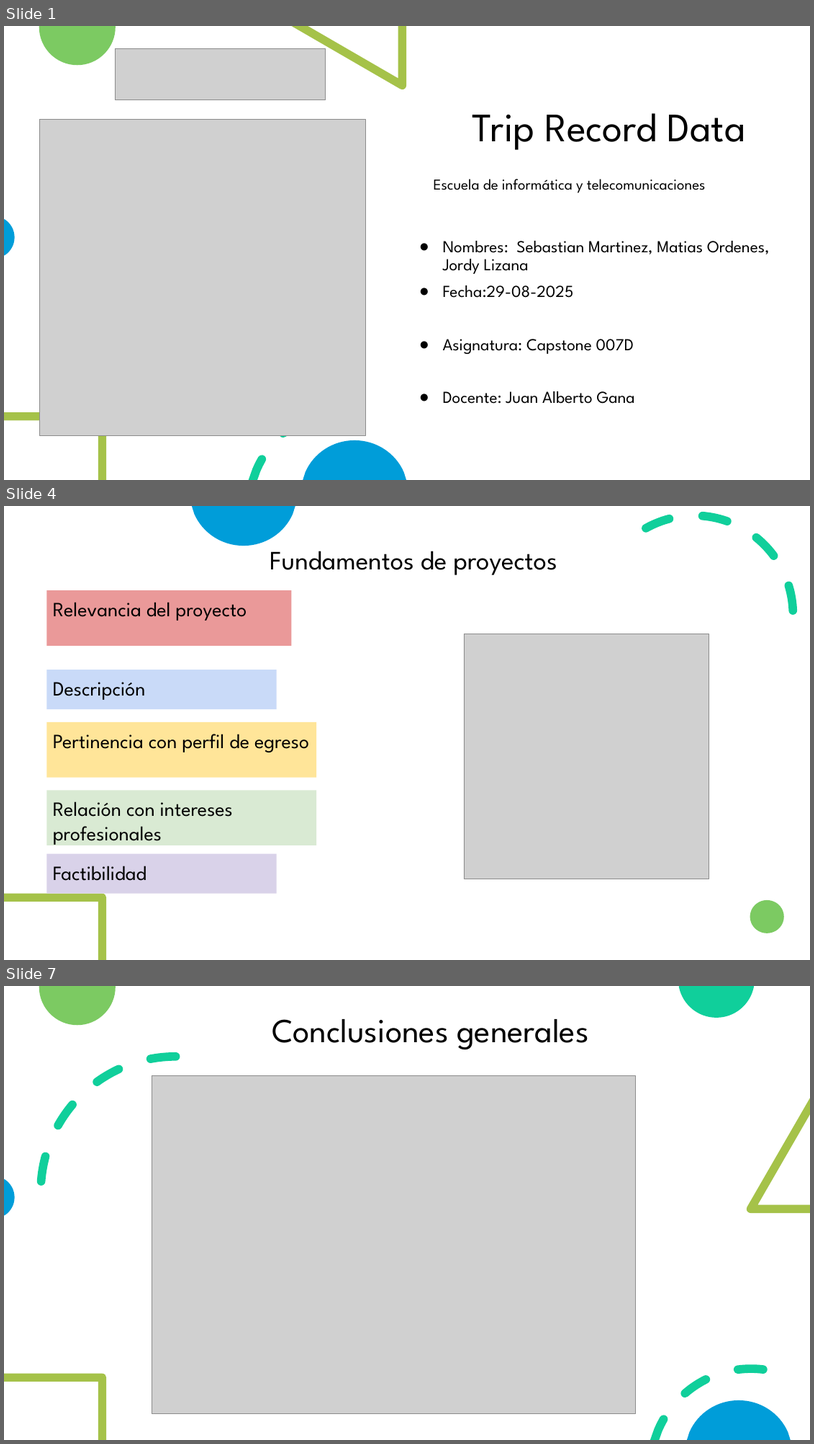
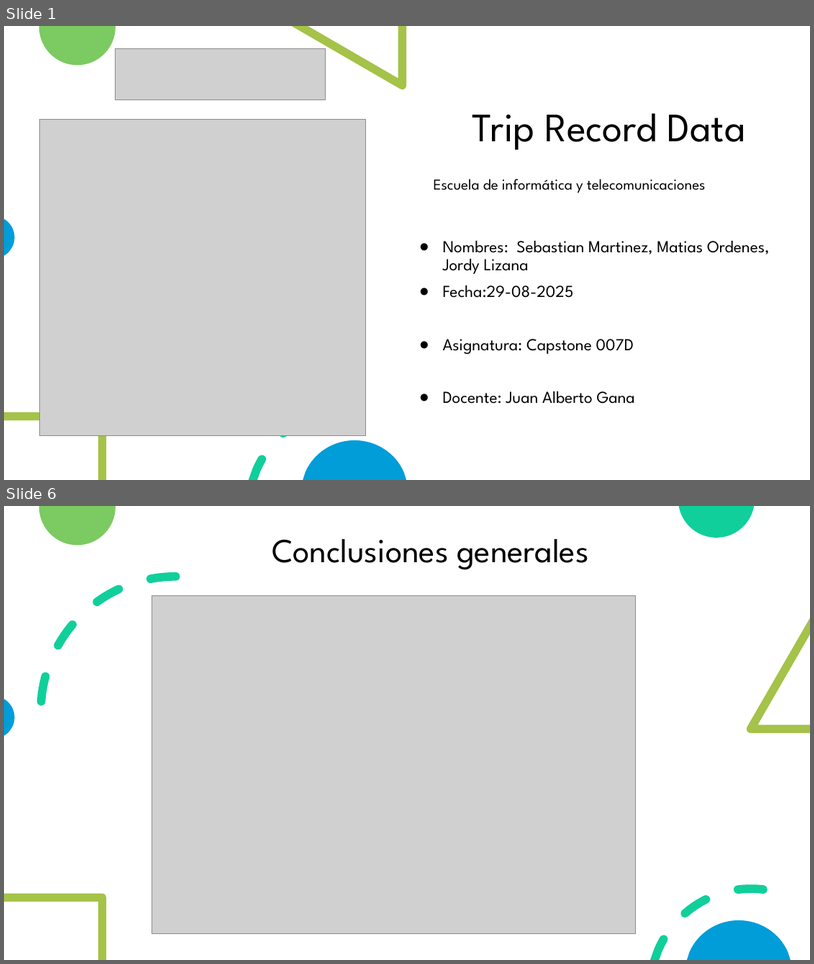
Before and after one commit to MatiaRs/Repleno, a slide deck: Fase 1/Evidencia Grupal/Presentacion_1.pptx. Shown one above the other, each under a label of ours: slides 1, 4 and 7 before the commit, slides 1 and 6 after it; the slides between them are not shown. The pictures are 814x1444 and 814x964 pixels, drawn with LibreOffice and Linux fonts; fonts in the diff are those of the drawing; grey boxes stand for pictures. Boxes give left, top, right and bottom in pixels: in the first picture for what was removed or moved away, otherwise in the second. Text is boxed around its words. In the diff, an @@ line names an element or a change of style, - is before the commit and + after.

```diff
--- a/Fase 1/Evidencia Grupal/Presentacion_1.pptx
+++ b/Fase 1/Evidencia Grupal/Presentacion_1.pptx
@@ slide 4 removed at bbox=[4, 506, 810, 960], background #FFFFFF; not listed: 1 template element that a slide beside it also shows @@
@@ rectangle removed at bbox=[4, 506, 810, 960] @@
@@ freeform shape removed at bbox=[192, 506, 296, 546] @@
@@ arc (boxed as its full ellipse) removed at bbox=[597, 515, 794, 713] @@
@@ title removed at bbox=[270, 551, 557, 575] @@
-Fundamentos de proyectos
@@ rectangle removed at bbox=[47, 591, 292, 646] @@
-Relevancia del proyecto
@@ picture removed at bbox=[464, 633, 710, 879] @@
@@ rectangle removed at bbox=[47, 669, 277, 709] @@
-Descripción
@@ rectangle removed at bbox=[47, 722, 316, 777] @@
-Pertinencia con perfil de egreso
@@ rectangle removed at bbox=[47, 790, 316, 845] @@
-Relación con intereses profesionales
@@ rectangle removed at bbox=[47, 854, 277, 894] @@
-Factibilidad
@@ freeform shape removed at bbox=[4, 893, 106, 960] @@
@@ ellipse removed at bbox=[751, 900, 784, 933] @@
@@ what was slide 7 is now slide 6 @@
```
Also in this commit, not shown: 4 slides added, 4 other slides removed.
